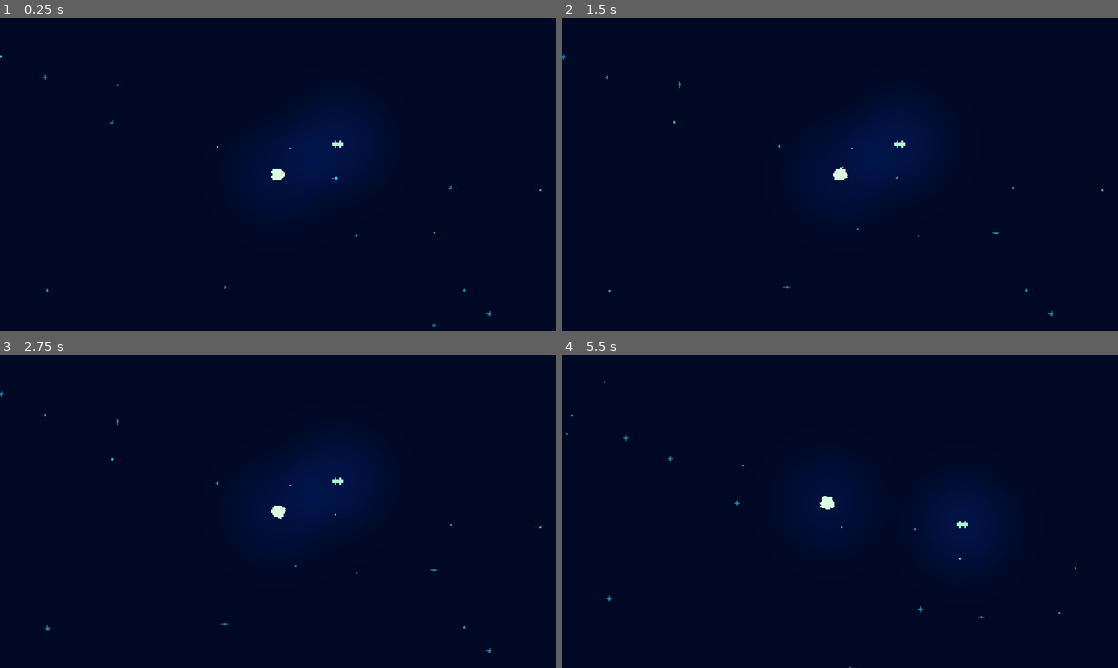
Above: before the commit, frames 1-4 (two rows, left to right).
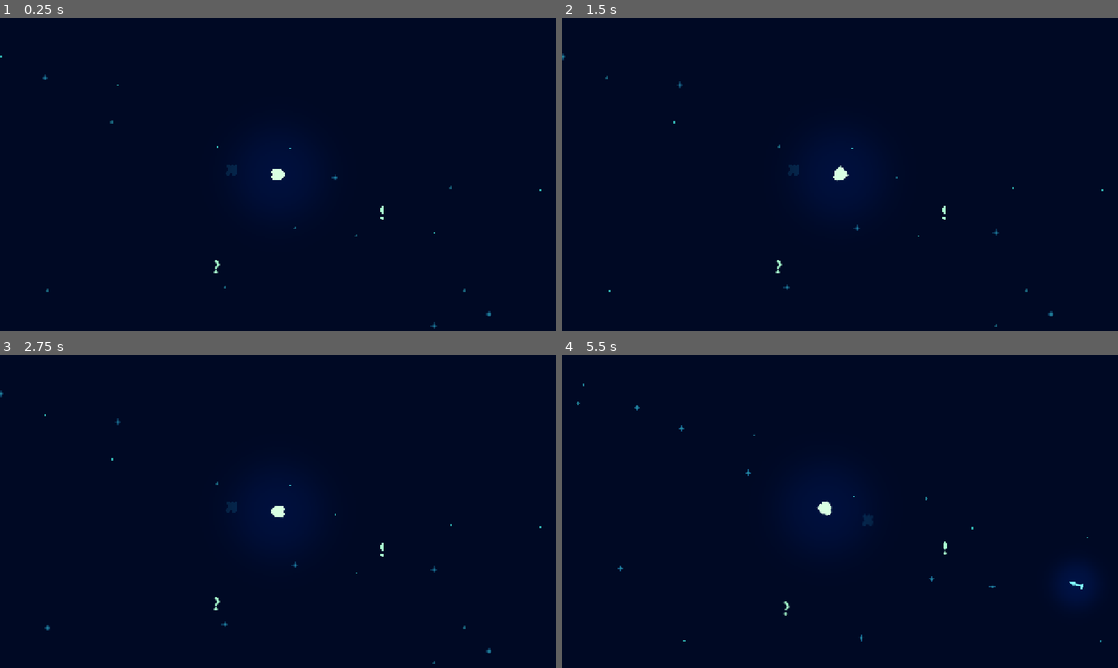
Above: after the commit, the same moments.

Repository: 95jonpet/ld58
Game: Godot game, scene res://main.tscn
Same seed, same stepped clock (60 frames per second), same inputs: the game is played once before the commit and once after it.
Inputs:
- Up to frame 1 (0.25 s): no input
- Up to frame 2 (1.5 s): tap Enter at 0.5 s; hold Right (ui_right) 0.53-1.28 s; tap D (rotate_clockwise, bound only after the commit) at 0.6 s; tap A (rotate_counter_clockwise, bound only after the commit) at 0.8, 1.35 s; hold Left (ui_left) from 1.28 s (still down)
- Up to frame 3 (2.75 s): tap D (rotate_clockwise, bound only after the commit) at 1.55, 2.1 s; release Left (ui_left) at 2.03 s; hold Right (ui_right) from 2.03 s (still down); tap A (rotate_counter_clockwise, bound only after the commit) at 2.3 s
- Up to frame 4 (5.5 s): release Right (ui_right) at 2.78 s; hold Up (ui_up) 2.78-3.53 s; tap A (rotate_counter_clockwise, bound only after the commit) at 2.85, 3.8, 4.35, 5.3 s; tap D (rotate_clockwise, bound only after the commit) at 3.05, 3.6, 4.55, 5.1 s; hold Left (ui_left) from 3.53 s (still down)

The runs differ from the first frame. In frame 1, 1.7% of the frame differs, in the area x 7-89%, y 18-100%; in frame 2, 1.8%; in frame 3, 1.8%; in frame 4, 2.3%, in the area x 0-97%, y 8-100%.

Commit message:
Add missiles

Diff:
--- /dev/null
+++ b/environment/nebula.tscn
@@ -0,0 +1,8 @@
+[gd_scene load_steps=2 format=3 uid="uid://cs4t16le0e4gy"]
+
+[ext_resource type="Texture2D" uid="uid://dgqagvctvhqx4" path="res://environment/nebula.png" id="1_mkmpw"]
+
+[node name="Nebula" type="Node2D"]
+
+[node name="Sprite2D" type="Sprite2D" parent="."]
+texture = ExtResource("1_mkmpw")
--- a/game/game.gd
+++ b/game/game.gd
@@ -2,44 +2,95 @@
 extends Node
 
 const GAME_SIZE: int = 1024
+const NEBULA_COUNT: int = 16
 const STAR_COUNT: int = 256
-const SALVAGE_INDICATOR_DISTANCE: int = 128
+const INDICATOR_DISTANCE: int = 128
+const NEBULA: PackedScene = preload("res://environment/nebula.tscn")
 const STAR: PackedScene = preload("res://environment/star.tscn")
+const SALVAGE_SCENE: PackedScene = preload("res://salvage/salvage.tscn")
 
 @onready var camera: Camera = $Camera
 @onready var player: Player = $Player
+@onready var nebulae: Node = $Nebulae
 @onready var stars: Node = $Stars
 @onready var salvage: Salvage = $Salvage
 @onready var salvage_indicator: Sprite2D = $Camera/SalvageIndicator
+@onready var danger_indicator: Sprite2D = $Camera/DangerIndicator
+@onready var missile_platform: MissilePlatform = $MissilePlatform
 
 
 func _ready() -> void:
+	_generate_nebulae()
 	_generate_stars()
+	_generate_salvage()
+	_generate_missile_plattform()
 
 func _process(delta: float) -> void:
 	camera.target_position = player.global_position
 	camera.offset = ScreenShake.get_noise_offset(delta)
 
+	_update_indicator(salvage_indicator, salvage.global_position)
+	_update_indicator(danger_indicator, missile_platform.global_position)
+
+func _on_salvage_collected() -> void:
+	_generate_salvage()
+
+func _update_indicator(indicator: Sprite2D, target_position: Vector2) -> void:
 	var viewport_size := camera.get_viewport_rect().size
-	var indicator_size := salvage_indicator.texture.get_size()
-	var salvage_angle := camera.global_position.angle_to_point(salvage.global_position)
-	salvage_indicator.position = (camera.global_position - player.global_position) + Vector2.from_angle(salvage_angle) * SALVAGE_INDICATOR_DISTANCE
-	salvage_indicator.position = salvage_indicator.position.clamp(
+	var indicator_size := indicator.texture.get_size()
+	var angle_to_target := camera.global_position.angle_to_point(target_position)
+	indicator.position = (camera.global_position - player.global_position) + Vector2.from_angle(angle_to_target) * INDICATOR_DISTANCE
+	indicator.position = indicator.position.clamp(
 		-(viewport_size / 2) + indicator_size,
 		viewport_size / 2 - indicator_size,
 	)
 
 	var bounds := Rect2i(camera.global_position - viewport_size / 2, viewport_size)
-	if bounds.has_point(salvage.global_position):
-		salvage_indicator.hide()
+	if bounds.has_point(target_position):
+		indicator.hide()
 	else:
-		salvage_indicator.show()
+		indicator.show()
+
+func _generate_missile_plattform() -> void:
+	var side: String = ["north", "south", "east", "west"].pick_random() as String
+	match side:
+		"north":
+			missile_platform.position = Vector2(randi_range(-GAME_SIZE, GAME_SIZE), -GAME_SIZE)
+		"south":
+			missile_platform.position = Vector2(randi_range(-GAME_SIZE, GAME_SIZE), GAME_SIZE)
+		"east":
+			missile_platform.position = Vector2(GAME_SIZE, randi_range(-GAME_SIZE, GAME_SIZE))
+		"west":
+			missile_platform.position = Vector2(-GAME_SIZE, randi_range(-GAME_SIZE, GAME_SIZE))
+
+func _generate_salvage() -> void:
+	salvage.queue_free()
+
+	salvage = SALVAGE_SCENE.instantiate() as Salvage
+	salvage.salvage_collected.connect(_on_salvage_collected)
+	add_child(salvage)
+	salvage.position = Vector2i(
+		randi_range(-GAME_SIZE, GAME_SIZE),
+		randi_range(-GAME_SIZE, GAME_SIZE)
+	)
+
+func _generate_nebulae() -> void:
+	for _i in range(0, NEBULA_COUNT):
+		var nebula := NEBULA.instantiate() as Node2D
+		nebula.position = Vector2i(
+			randi_range(-GAME_SIZE, GAME_SIZE),
+			randi_range(-GAME_SIZE, GAME_SIZE)
+		)
+		nebulae.add_child(nebula)
 
 func _generate_stars() -> void:
 	for _i in range(0, STAR_COUNT):
-		var star: Node2D = STAR.instantiate()
+		var star := STAR.instantiate() as Node2D
 		star.position = Vector2i(
 			randi_range(-GAME_SIZE, GAME_SIZE),
 			randi_range(-GAME_SIZE, GAME_SIZE)
 		)
 		stars.add_child(star)
+
+func _on_timer_timeout() -> void:
+	_generate_missile_plattform()
--- a/game/game.tscn
+++ b/game/game.tscn
@@ -1,10 +1,12 @@
-[gd_scene load_steps=6 format=3 uid="uid://dc48ygt52ku8s"]
+[gd_scene load_steps=8 format=3 uid="uid://dc48ygt52ku8s"]
 
 [ext_resource type="Script" uid="uid://ft06gdgwealp" path="res://game/game.gd" id="1_l1rk1"]
 [ext_resource type="Script" uid="uid://b5wp1qk0b8nt7" path="res://game/camera.gd" id="2_h7iqs"]
 [ext_resource type="PackedScene" uid="uid://8etr0pvjg274" path="res://player/player.tscn" id="2_vasa2"]
 [ext_resource type="PackedScene" uid="uid://qek8mdtc0f3g" path="res://salvage/salvage.tscn" id="4_4fuuu"]
+[ext_resource type="Texture2D" uid="uid://bf7ybxjvbswjv" path="res://danger_indicator.png" id="4_u5opy"]
 [ext_resource type="Texture2D" uid="uid://d3gmynv1hpki0" path="res://salvage/salvage_indicator.png" id="5_dxrkv"]
+[ext_resource type="PackedScene" uid="uid://bekuobdt3djnq" path="res://missile/missile_platform.tscn" id="6_dakft"]
 
 [node name="Game" type="Node"]
 script = ExtResource("1_l1rk1")
@@ -30,9 +32,23 @@
 [node name="SalvageIndicator" type="Sprite2D" parent="Camera"]
 texture = ExtResource("5_dxrkv")
 
+[node name="DangerIndicator" type="Sprite2D" parent="Camera"]
+texture = ExtResource("4_u5opy")
+
+[node name="Nebulae" type="Node" parent="."]
+
 [node name="Stars" type="Node" parent="."]
 
 [node name="Player" parent="." instance=ExtResource("2_vasa2")]
 
 [node name="Salvage" parent="." instance=ExtResource("4_4fuuu")]
 position = Vector2(69, -35)
+
+[node name="MissilePlatform" parent="." instance=ExtResource("6_dakft")]
+position = Vector2(256, 256)
+
+[node name="Timer" type="Timer" parent="."]
+wait_time = 10.0
+autostart = true
+
+[connection signal="timeout" from="Timer" to="." method="_on_timer_timeout"]
--- /dev/null
+++ b/global/globals.gd
@@ -0,0 +1,3 @@
+extends Node
+
+var player_position: Vector2
--- a/main.tscn
+++ b/main.tscn
@@ -25,7 +25,6 @@
 
 [node name="SubViewport" type="SubViewport" parent="SubViewportContainer"]
 handle_input_locally = false
-canvas_item_default_texture_filter = 0
 size = Vector2i(640, 360)
 render_target_update_mode = 4
 
--- /dev/null
+++ b/missile/missile.gd
@@ -0,0 +1,11 @@
+class_name Missile
+extends CharacterBody2D
+
+func _physics_process(delta: float) -> void:
+	if move_and_collide(velocity * delta):
+		ScreenShake.apply_shake(8)
+		queue_free()
+
+
+func _on_timer_timeout() -> void:
+	queue_free()
--- /dev/null
+++ b/missile/missile.tscn
@@ -0,0 +1,30 @@
+[gd_scene load_steps=5 format=3 uid="uid://47o6q5tsv48n"]
+
+[ext_resource type="Script" uid="uid://woqqivhv8tl4" path="res://missile/missile.gd" id="1_yplei"]
+[ext_resource type="Texture2D" uid="uid://cjuchafn3imr5" path="res://missile/missile.png" id="2_nhnjh"]
+[ext_resource type="Texture2D" uid="uid://bfw556g483o" path="res://environment/light.png" id="3_klu3d"]
+
+[sub_resource type="RectangleShape2D" id="RectangleShape2D_nhnjh"]
+size = Vector2(12, 2)
+
+[node name="Missile" type="CharacterBody2D"]
+collision_layer = 0
+script = ExtResource("1_yplei")
+
+[node name="Sprite2D" type="Sprite2D" parent="."]
+texture = ExtResource("2_nhnjh")
+
+[node name="CollisionShape2D" type="CollisionShape2D" parent="."]
+shape = SubResource("RectangleShape2D_nhnjh")
+
+[node name="PointLight2D" type="PointLight2D" parent="."]
+color = Color(0.8509804, 1, 0.8862745, 1)
+shadow_enabled = true
+texture = ExtResource("3_klu3d")
+texture_scale = 0.25
+
+[node name="Timer" type="Timer" parent="."]
+wait_time = 30.0
+autostart = true
+
+[connection signal="timeout" from="Timer" to="." method="_on_timer_timeout"]
--- /dev/null
+++ b/missile/missile_platform.gd
@@ -0,0 +1,15 @@
+class_name MissilePlatform
+extends Node2D
+
+const MISSILE_SPEED: float = 256.0
+const MISSILE_SCENE: PackedScene = preload("res://missile/missile.tscn")
+
+func _on_timer_timeout() -> void:
+	_generate_missile()
+
+func _generate_missile() -> void:
+	var missile: Missile = MISSILE_SCENE.instantiate() as Missile
+	add_sibling(missile)
+	missile.position = position
+	missile.rotation = global_position.direction_to(Globals.player_position).angle()
+	missile.velocity = Vector2.from_angle(missile.rotation) * MISSILE_SPEED
--- /dev/null
+++ b/missile/missile_platform.tscn
@@ -0,0 +1,12 @@
+[gd_scene load_steps=2 format=3 uid="uid://bekuobdt3djnq"]
+
+[ext_resource type="Script" uid="uid://dosknbt14k2le" path="res://missile/missile_platform.gd" id="1_4w02t"]
+
+[node name="MissilePlatform" type="Node2D"]
+script = ExtResource("1_4w02t")
+
+[node name="Timer" type="Timer" parent="."]
+wait_time = 2.0
+autostart = true
+
+[connection signal="timeout" from="Timer" to="." method="_on_timer_timeout"]
--- a/player/player.gd
+++ b/player/player.gd
@@ -13,13 +13,17 @@
 
 func _physics_process(delta: float) -> void:
 	# Update the player's movement.
-	rotation += Input.get_axis("ui_left", "ui_right") * delta * ROTATION_SPEED
+	rotation += Input.get_axis("rotate_counter_clockwise", "rotate_clockwise") * delta * ROTATION_SPEED
 	_set_engine_particle_state(false)
-	if Input.is_action_pressed("ui_up"):
+	if Input.is_action_pressed("accelerate"):
 		velocity += Vector2.from_angle(rotation) * ACCELERATION * delta
 		velocity = velocity.normalized() * min(velocity.length(), MAX_SPEED)
 		_set_engine_particle_state(true)
-	move_and_collide(velocity)
+
+	if move_and_collide(velocity):
+		print_debug("TODO: Handle collisions")
+		get_tree().reload_current_scene()
+	Globals.player_position = global_position
 
 func _set_engine_particle_state(emitting: bool) -> void:
 	for emitter in _engine_particles:
--- a/player/player.tscn
+++ b/player/player.tscn
@@ -12,6 +12,8 @@
 radius = 64.0
 
 [node name="Player" type="CharacterBody2D"]
+collision_mask = 0
+motion_mode = 1
 script = ExtResource("1_rkbax")
 
 [node name="Sprite2D" type="Sprite2D" parent="."]
--- a/project.godot
+++ b/project.godot
@@ -20,6 +20,7 @@
 AudioPlayer="*res://global/audio_player.gd"
 MusicPlayer="*res://global/music_player.gd"
 ScreenShake="*res://global/screen_shake.gd"
+Globals="*res://global/globals.gd"
 Events="*res://global/events.gd"
 
 [display]
@@ -29,6 +30,30 @@
 window/size/resizable=false
 window/stretch/mode="canvas_items"
 
+[input]
+
+rotate_clockwise={
+"deadzone": 0.2,
+"events": [Object(InputEventKey,"resource_local_to_scene":false,"resource_name":"","device":-1,"window_id":0,"alt_pressed":false,"shift_pressed":false,"ctrl_pressed":false,"meta_pressed":false,"pressed":false,"keycode":0,"physical_keycode":68,"key_label":0,"unicode":100,"location":0,"echo":false,"script":null)
+, Object(InputEventKey,"resource_local_to_scene":false,"resource_name":"","device":-1,"window_id":0,"alt_pressed":false,"shift_pressed":false,"ctrl_pressed":false,"meta_pressed":false,"pressed":false,"keycode":0,"physical_keycode":4194321,"key_label":0,"unicode":0,"location":0,"echo":false,"script":null)
+, Object(InputEventJoypadMotion,"resource_local_to_scene":false,"resource_name":"","device":-1,"axis":0,"axis_value":1.0,"script":null)
+]
+}
+rotate_counter_clockwise={
+"deadzone": 0.2,
+"events": [Object(InputEventKey,"resource_local_to_scene":false,"resource_name":"","device":-1,"window_id":0,"alt_pressed":false,"shift_pressed":false,"ctrl_pressed":false,"meta_pressed":false,"pressed":false,"keycode":0,"physical_keycode":65,"key_label":0,"unicode":97,"location":0,"echo":false,"script":null)
+, Object(InputEventKey,"resource_local_to_scene":false,"resource_name":"","device":-1,"window_id":0,"alt_pressed":false,"shift_pressed":false,"ctrl_pressed":false,"meta_pressed":false,"pressed":false,"keycode":0,"physical_keycode":4194319,"key_label":0,"unicode":0,"location":0,"echo":false,"script":null)
+, Object(InputEventJoypadMotion,"resource_local_to_scene":false,"resource_name":"","device":-1,"axis":0,"axis_value":-1.0,"script":null)
+]
+}
+accelerate={
+"deadzone": 0.2,
+"events": [Object(InputEventKey,"resource_local_to_scene":false,"resource_name":"","device":-1,"window_id":0,"alt_pressed":false,"shift_pressed":false,"ctrl_pressed":false,"meta_pressed":false,"pressed":false,"keycode":0,"physical_keycode":87,"key_label":0,"unicode":119,"location":0,"echo":false,"script":null)
+, Object(InputEventKey,"resource_local_to_scene":false,"resource_name":"","device":-1,"window_id":0,"alt_pressed":false,"shift_pressed":false,"ctrl_pressed":false,"meta_pressed":false,"pressed":false,"keycode":0,"physical_keycode":4194320,"key_label":0,"unicode":0,"location":0,"echo":false,"script":null)
+, Object(InputEventJoypadMotion,"resource_local_to_scene":false,"resource_name":"","device":-1,"axis":1,"axis_value":-1.0,"script":null)
+]
+}
+
 [rendering]
 
 textures/canvas_textures/default_texture_filter=0
--- a/salvage/salvage.gd
+++ b/salvage/salvage.gd
@@ -1,8 +1,11 @@
 class_name Salvage
 extends CharacterBody2D
 
+signal salvage_collected()
+
 const GRAPPLE_ACCELERATION: float = 6.0
 
+var health: float = 3.0
 @onready var grapple_particles: GPUParticles2D = $GrappleParticles
 
 
@@ -10,6 +13,8 @@
 	grapple_particles.emitting = false
 	if move_and_slide():
 		velocity = Vector2.ZERO
+	if health <= 0:
+		salvage_collected.emit()
 
 func _on_grapple_area_apply_grapple(grappler: Area2D, delta: float) -> void:
 	var grapple_angle := global_position.angle_to_point(grappler.global_position)
@@ -19,3 +24,5 @@
 
 	var grapple_particles_material: ParticleProcessMaterial = grapple_particles.process_material
 	grapple_particles_material.direction = Vector3(grapple_direction.x, grapple_direction.y, 0)
+
+	health -= delta
--- a/salvage/salvage.tscn
+++ b/salvage/salvage.tscn
@@ -29,6 +29,7 @@
 color_ramp = SubResource("GradientTexture1D_7asg8")
 
 [node name="Salvage" type="CharacterBody2D"]
+motion_mode = 1
 script = ExtResource("1_fsvde")
 
 [node name="Sprite2D" type="Sprite2D" parent="."]
Binary file added: danger_indicator.png
Not shown, added: danger_indicator.png.import
Binary file added: environment/nebula.png
Not shown, added: environment/nebula.png.import
Not shown, added: global/globals.gd.uid
Not shown, added: missile/missile.gd.uid
Binary file added: missile/missile.png
Not shown, added: missile/missile.png.import
Not shown, added: missile/missile_platform.gd.uid
Binary file changed: salvage/salvage_indicator.png
